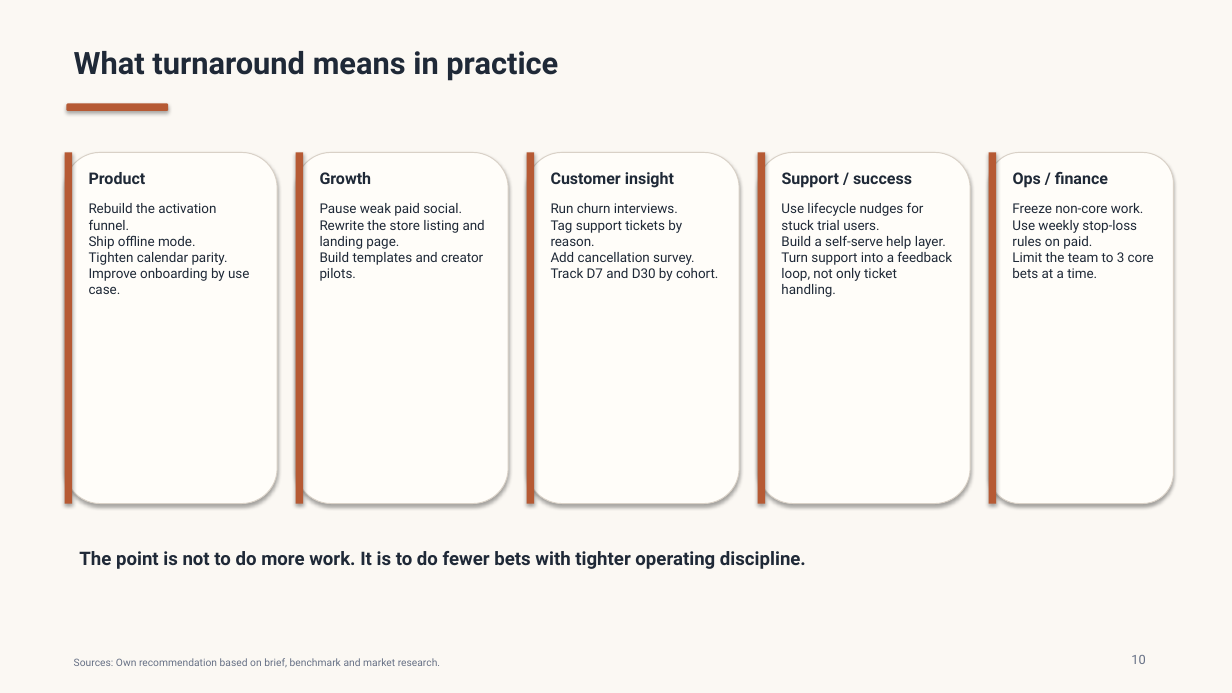
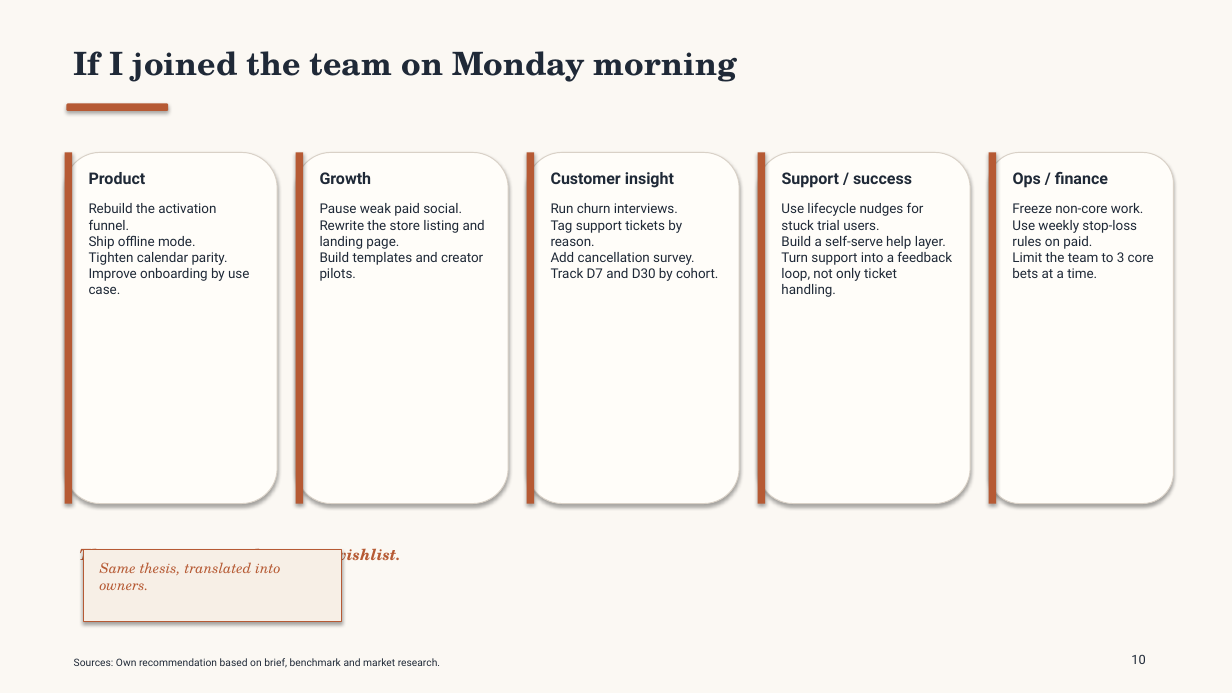
Before and after one commit to TEZv/Genesis-Academy_Strategy-Operations-School-2.0-Case-Task, a slide deck: slide 10 of deliverables/taskflow-case-presentation.pptx. Drawn at 1232x693 pixels with LibreOffice and Linux fonts; fonts in the diff are those of the drawing. Boxes give left, top, right and bottom in pixels: in the first picture for what was removed or moved away, otherwise in the second. Text is boxed around its words. In the diff, an @@ line names an element or a change of style, - is before the commit and + after.

```diff
--- a/deliverables/taskflow-case-presentation.pptx
+++ b/deliverables/taskflow-case-presentation.pptx
@@ text at [74, 51, 737, 82]: text changed; size 24 to 25 pt; font Roboto to TeX Gyre Schola @@
-What turnaround means in practice
+If I joined the team on Monday morning
@@ text at [79, 548, 401, 567]: text changed; size 14.5 to 12 pt; font Roboto to TeX Gyre Schola; text colour #1F2937 to #B65A34; italic on @@
-The point is not to do more work. It is to do fewer bets with tighter operating discipline.
+This is a sequencing plan, not a wishlist.
@@ rectangle added at [83, 550, 342, 622], fill #F7EFE6, outline #B65A34 0.75 pt @@
@@ text added at [100, 562, 280, 590], 11 pt, text #B65A34, italic @@
+Same thesis, translated into owners.
@@ text "Sources: Own recommendation based on ..." at [74, 658, 440, 668]: text colour #667085 to #1F2937 @@
@@ text "10" at [1131, 654, 1145, 664]: text colour #667085 to #1F2937 @@
```
Also in this commit, not shown: 13 other slides changed, 1 other file.
